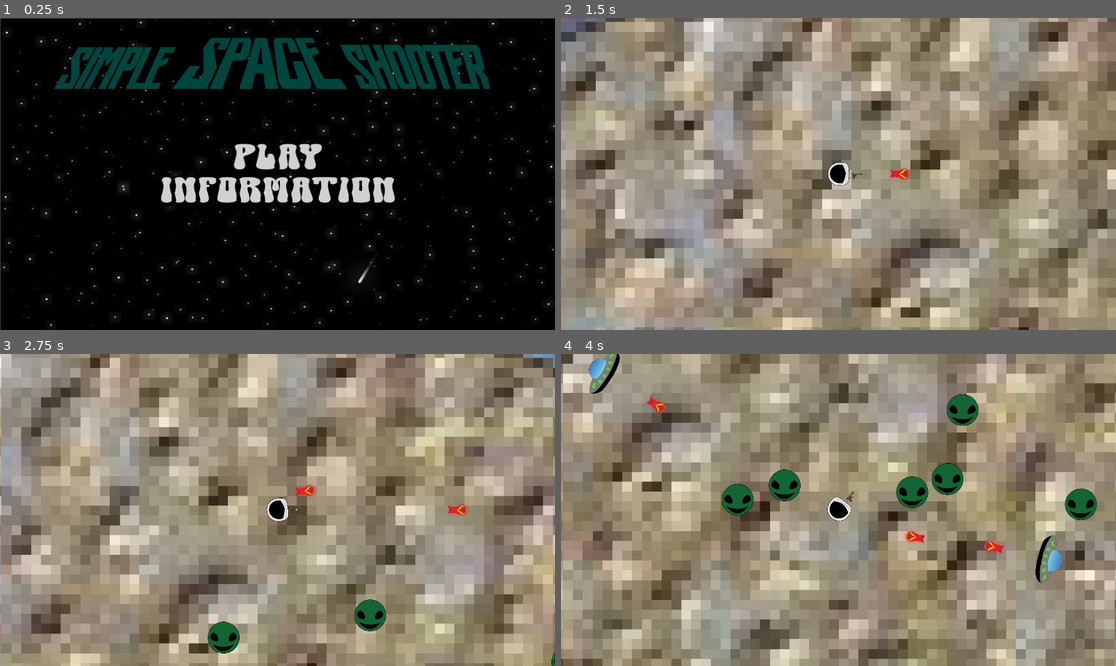
Above: before the commit, frames 1-4 (two rows, left to right).
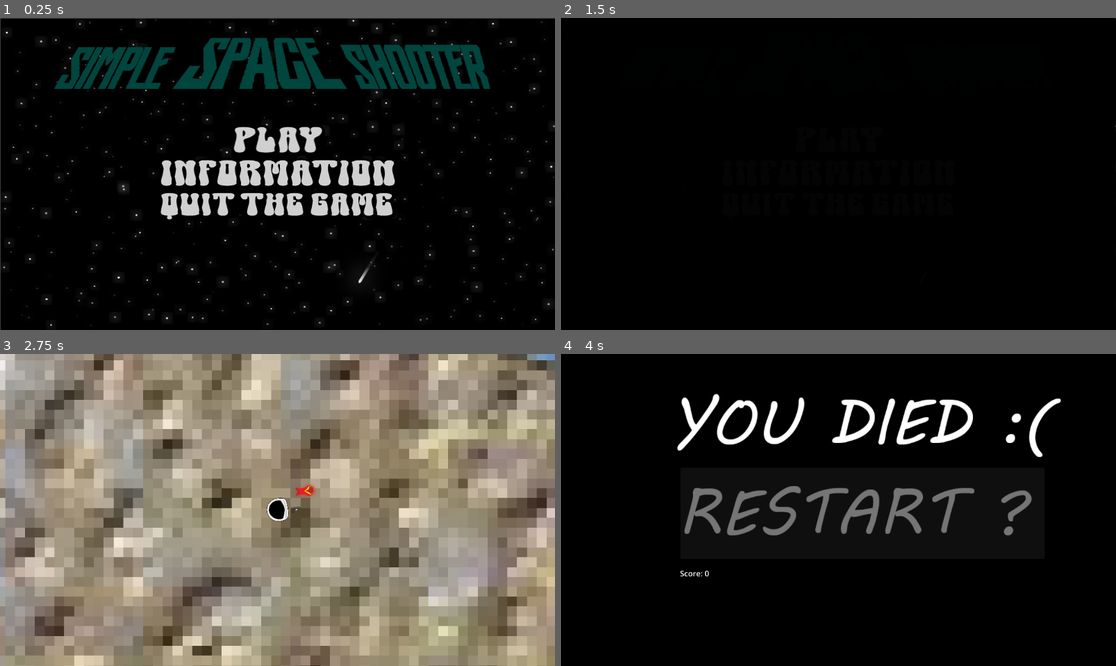
Above: after the commit, the same moments.

Repository: gkdjldgs/Spacegame
Game: Godot game, scene res://canvas_layer.tscn
Two runs of this game, one before a commit and one after it. Both use one fixed random seed, a clock stepped at 60 frames per second and the inputs below. This scene is started directly instead of the project's main scene.
Inputs (mouse positions are in pixels of both pictures, inside the frame that each line leads up to; where the layout moved, square brackets give the same spot in the first picture):
- Up to frame 1 (0.25 s): no input
- Up to frame 2 (1.5 s): click (838, 139) [838, 158] at 0.5 s; click (838, 174) at 1.27 s
- Up to frame 3 (2.75 s): tap Enter at 2 s; move the mouse to (399, 494) at 2.02 s; hold D (right) from 2.03 s (still down); click (399, 494) at 2.1 s
- Up to frame 4 (4 s): move the mouse to (727, 525) at 2.77 s; release D (right) at 2.78 s; hold S (down) 2.78-3.53 s; tap Alt at 2.85 s; move the mouse to (894, 441) at 3.52 s; hold D (right) from 3.53 s (still down); tap Shift at 3.6 s

The runs differ from the first frame. In frame 1, 5.6% of the frame differs, in the area x 28-72%, y 34-65%; in frame 2, 100%, in the area x 0-100%, y 0-100%; in frame 3, 19%; in frame 4, 99%.

Commit message:
TRANSITIONS
I added a quit button that quits the game, but even better there are transitions woahh they very simple fade out transitions but their so coool

Diff:
--- a/canvas_layer.tscn
+++ b/canvas_layer.tscn
@@ -6,7 +6,10 @@
 [ext_resource type="Texture2D" uid="uid://clw1tgj4h8v17" path="res://images/asd.png" id="4_mx0kw"]
 [ext_resource type="Texture2D" uid="uid://cw2bpo0vqak23" path="res://images/da.png" id="5_w4oxd"]
 [ext_resource type="Texture2D" uid="uid://d1c541e6qn144" path="res://images/magicpattern-starry-night-1763695555687.png" id="6_fsbdh"]
+[ext_resource type="Texture2D" uid="uid://du0rlpgbrqj2y" path="res://images/quitgamenormal.png" id="6_g3huw"]
 [ext_resource type="Texture2D" uid="uid://40rqcrp2o6kj" path="res://images/titlecard-removebg-preview.png" id="6_w4oxd"]
+[ext_resource type="Texture2D" uid="uid://b7w7oa8sul75m" path="res://images/quitgamehover.png" id="7_280g2"]
+[ext_resource type="PackedScene" uid="uid://bcs488y62ib1s" path="res://fadetras.tscn" id="10_280g2"]
 
 [node name="CanvasLayer" type="CanvasLayer"]
 
@@ -52,6 +55,12 @@
 texture_pressed = ExtResource("5_w4oxd")
 texture_hover = ExtResource("5_w4oxd")
 
+[node name="TextureButton" type="TextureButton" parent="Control/Menu1/CenterContainer/VBoxContainer"]
+layout_mode = 2
+texture_normal = ExtResource("6_g3huw")
+texture_pressed = ExtResource("6_g3huw")
+texture_hover = ExtResource("7_280g2")
+
 [node name="MagicpatternStarryNight1763695555687" type="Sprite2D" parent="Control/Menu1"]
 z_index = -6
 position = Vector2(572, 325)
@@ -67,8 +76,18 @@
 grow_horizontal = 2
 grow_vertical = 2
 
+[node name="ColorRect" parent="Control" instance=ExtResource("10_280g2")]
+visible = false
+z_index = 5
+layout_mode = 0
+
+[node name="Timer" type="Timer" parent="Control/ColorRect"]
+one_shot = true
+
 [node name="TitlecardRemovebgPreview" type="Sprite2D" parent="."]
 position = Vector2(565, 82)
 texture = ExtResource("6_w4oxd")
 
 [connection signal="pressed" from="Control/Menu1/CenterContainer/VBoxContainer/Button" to="Control" method="_on_button_pressed"]
+[connection signal="pressed" from="Control/Menu1/CenterContainer/VBoxContainer/Button2" to="Control" method="_on_button_2_pressed"]
+[connection signal="timeout" from="Control/ColorRect/Timer" to="Control" method="_on_timer_timeout"]
--- /dev/null
+++ b/fadetras.tscn
@@ -0,0 +1,63 @@
+[gd_scene load_steps=5 format=3 uid="uid://bcs488y62ib1s"]
+
+[sub_resource type="Animation" id="Animation_a0frc"]
+resource_name = "fadein"
+tracks/0/type = "value"
+tracks/0/imported = false
+tracks/0/enabled = true
+tracks/0/path = NodePath(".:color")
+tracks/0/interp = 1
+tracks/0/loop_wrap = true
+tracks/0/keys = {
+"times": PackedFloat32Array(0.06666667, 0.9),
+"transitions": PackedFloat32Array(1, 1),
+"update": 0,
+"values": [Color(0, 0, 0, 1), Color(0, 0, 0, 0)]
+}
+
+[sub_resource type="Animation" id="Animation_31igt"]
+resource_name = "fadeout"
+tracks/0/type = "value"
+tracks/0/imported = false
+tracks/0/enabled = true
+tracks/0/path = NodePath(".:color")
+tracks/0/interp = 1
+tracks/0/loop_wrap = true
+tracks/0/keys = {
+"times": PackedFloat32Array(0.1, 0.93333334),
+"transitions": PackedFloat32Array(1, 1),
+"update": 0,
+"values": [Color(0, 0, 0, 0), Color(0, 0, 0, 1)]
+}
+
+[sub_resource type="Animation" id="Animation_6ytde"]
+length = 0.001
+tracks/0/type = "value"
+tracks/0/imported = false
+tracks/0/enabled = true
+tracks/0/path = NodePath(".:color")
+tracks/0/interp = 1
+tracks/0/loop_wrap = true
+tracks/0/keys = {
+"times": PackedFloat32Array(0),
+"transitions": PackedFloat32Array(1),
+"update": 0,
+"values": [Color(0, 0, 0, 1)]
+}
+
+[sub_resource type="AnimationLibrary" id="AnimationLibrary_0lxis"]
+_data = {
+&"RESET": SubResource("Animation_6ytde"),
+&"fadein": SubResource("Animation_a0frc"),
+&"fadeout": SubResource("Animation_31igt")
+}
+
+[node name="ColorRect" type="ColorRect"]
+offset_right = 1151.0
+offset_bottom = 648.0
+color = Color(0, 0, 0, 1)
+
+[node name="AnimationPlayer" type="AnimationPlayer" parent="."]
+libraries = {
+&"": SubResource("AnimationLibrary_0lxis")
+}
--- a/menu1.gd
+++ b/menu1.gd
@@ -2,7 +2,7 @@
 
 var menuoriginalpos := Vector2(0,0)
 var menuoriginalscale := Vector2(0,0)
-
+var button_type = null
 var current_menu
 var menu_stack := []
 
@@ -39,4 +39,21 @@
 
 
 func _on_button_pressed() -> void:
-	get_tree().change_scene_to_file('res://scripts/main.tscn')
+	button_type = 'start'
+	$ColorRect.show()
+	$ColorRect/Timer.start()
+	$ColorRect/AnimationPlayer.play('fadeout')
+
+
+func _on_button_2_pressed() -> void:
+	button_type = 'quit'
+	$ColorRect.show()
+	$ColorRect/Timer.start()
+	$ColorRect/AnimationPlayer.play('fadeout')
+
+
+func _on_timer_timeout() -> void:
+	if button_type == 'start':
+		get_tree().change_scene_to_file('res://scripts/main.tscn')
+	elif button_type == 'quit':
+		get_tree().quit()
Not shown: 1 places in canvas_layer.tscn that only renumber resources
Binary file added: images/quitgamehover.png
Not shown, added: images/quitgamehover.png.import
Binary file added: images/quitgamenormal.png
Not shown, added: images/quitgamenormal.png.import
